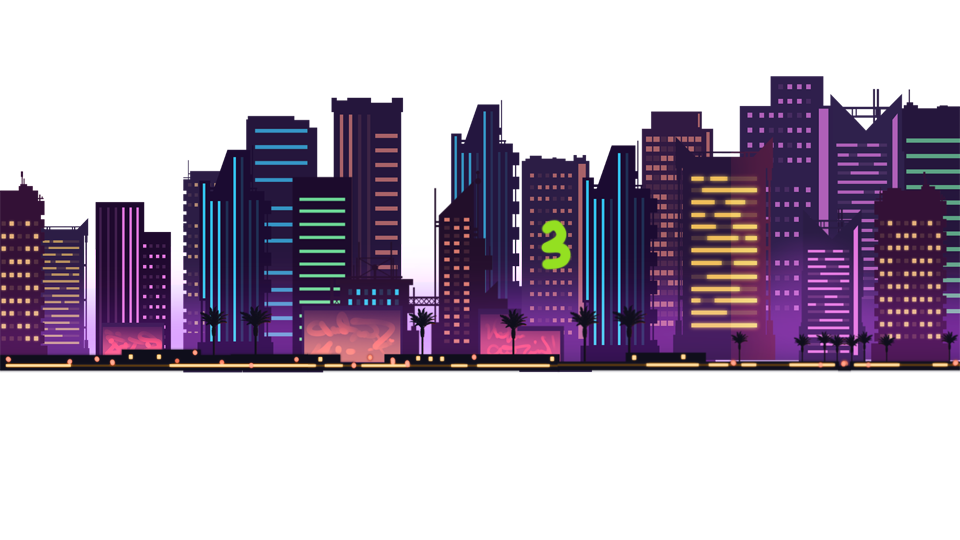
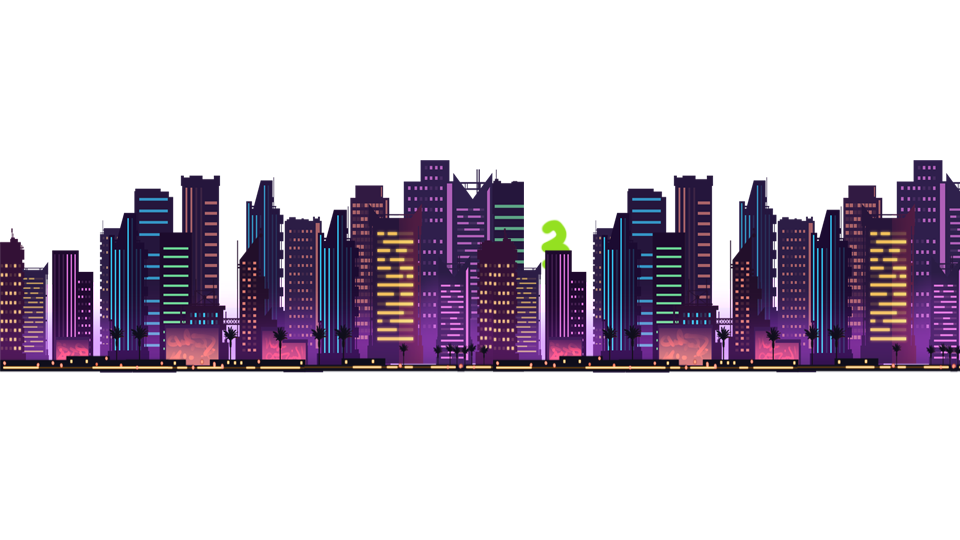
Layers edited between the first and the second w=960, h=540 image:
renamed "e1" to "图层 2", moved it above "图层 1", painted on it over [0, 76, 960, 373]
